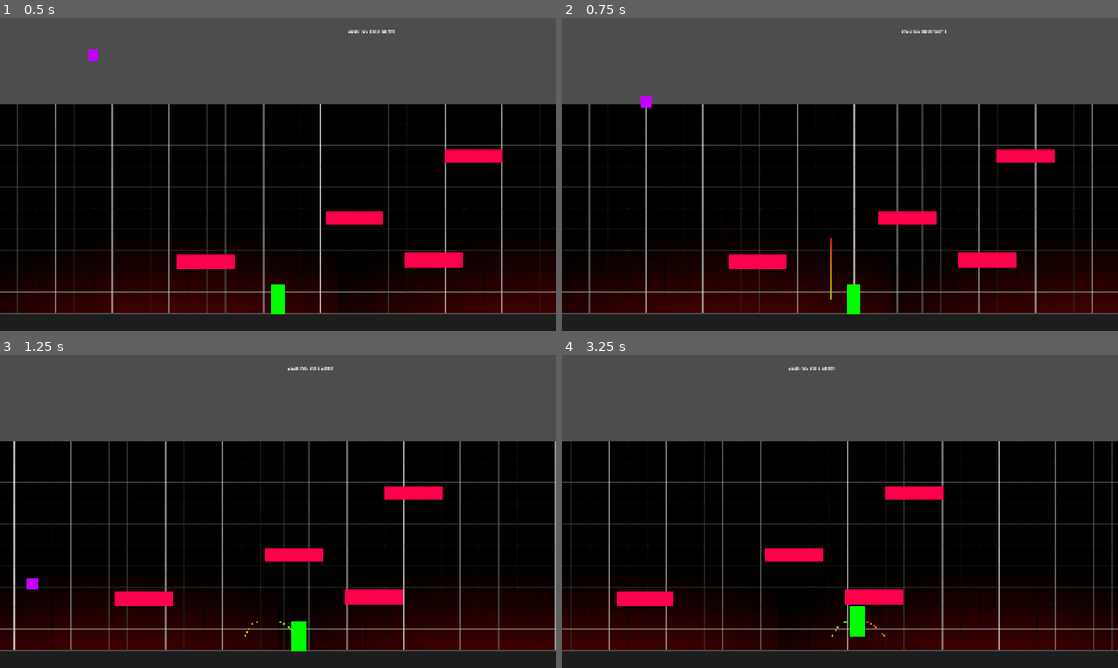
Above: before the commit, frames 1-4 (two rows, left to right).
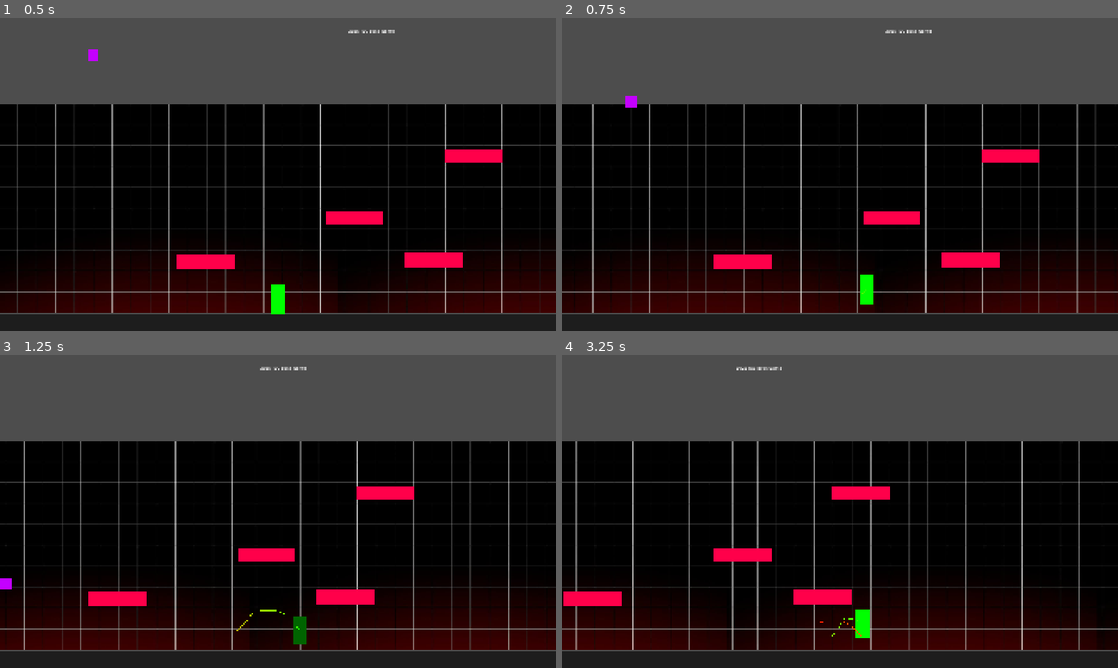
Above: after the commit, the same moments.

Repository: cmoll24/2025_IGC_Vela_Spark
Game: Godot game, scene res://src/main/main.tscn
Two runs of this game, one before a commit and one after it. Both use one fixed random seed, a clock stepped at 60 frames per second and the inputs below.
Inputs:
- Up to frame 1 (0.5 s): no input
- Up to frame 2 (0.75 s): hold Right (move_right) from 0.53 s (still down); hold C (dash, bound only after the commit) from 0.53 s (still down)
- Up to frame 3 (1.25 s): keep holding Right (move_right); keep holding C (dash, bound only after the commit); tap Z (jump) at 0.77 s
- Up to frame 4 (3.25 s): release C (dash, bound only after the commit) at 1.28 s; tap C (dash, bound only after the commit) at 1.35, 2.85 s; tap Z (jump) at 1.52, 3.02 s; release Right (move_right) at 2.03 s; hold Left (move_left) 2.03-2.78 s; hold C (dash, bound only after the commit) 2.03-2.78 s; hold Right (move_right) from 2.78 s (still down)

Frame 1 is identical in both runs. In frame 2, 6.4% of the frame differs, in the area x 4-97%, y 3-95%; in frame 3, 7.0%; in frame 4, 8.4%, in the area x 0-100%, y 3-95%.

Commit message:
Dash Attack
Created Dash Attack

Diff:
--- a/2025-igc-boss/project.godot
+++ b/2025-igc-boss/project.godot
@@ -44,6 +44,12 @@
 , Object(InputEventJoypadButton,"resource_local_to_scene":false,"resource_name":"","device":-1,"button_index":0,"pressure":0.0,"pressed":true,"script":null)
 ]
 }
+dash={
+"deadzone": 0.2,
+"events": [Object(InputEventKey,"resource_local_to_scene":false,"resource_name":"","device":-1,"window_id":0,"alt_pressed":false,"shift_pressed":false,"ctrl_pressed":false,"meta_pressed":false,"pressed":false,"keycode":67,"physical_keycode":0,"key_label":0,"unicode":99,"location":0,"echo":false,"script":null)
+, Object(InputEventJoypadMotion,"resource_local_to_scene":false,"resource_name":"","device":-1,"axis":5,"axis_value":1.0,"script":null)
+]
+}
 
 [layer_names]
 
--- a/2025-igc-boss/src/player/player.tscn
+++ b/2025-igc-boss/src/player/player.tscn
@@ -62,3 +62,14 @@
 [node name="CoyoteTime" type="Timer" parent="."]
 wait_time = 0.1
 one_shot = true
+
+[node name="DashAttackCooldown" type="Timer" parent="."]
+wait_time = 2.0
+one_shot = true
+
+[node name="DashDuration" type="Timer" parent="."]
+wait_time = 0.1
+one_shot = true
+
+[connection signal="timeout" from="DashAttackCooldown" to="." method="_on_dash_attack_cooldown_timeout"]
+[connection signal="timeout" from="DashDuration" to="." method="_on_dash_duration_timeout"]
--- a/2025-igc-boss/src/player/player_controller.gd
+++ b/2025-igc-boss/src/player/player_controller.gd
@@ -2,6 +2,9 @@
 
 @onready var jump_grace_timer = $JumpGraceTime
 @onready var coyote_timer = $CoyoteTime
+@onready var dash_attack_cooldown = $DashAttackCooldown
+@onready var dash_duration = $DashDuration
+
 
 @export_category("Movement variables")
 @export var MOVE_SPEED : float = 400.0
@@ -15,6 +18,8 @@
 var air_jump_amount : int = MAX_AIR_JUMP_AMOUNT
 @export var JUMP_PEAK_RANGE : float = 20.0
 
+var dash_attack_ready = true
+var dash_attack_state = false
 var move_input = Vector2.ZERO
 var current_gravity = GRAVITY
 var current_move_speed = MOVE_SPEED
@@ -29,8 +34,11 @@
 	else:
 		current_gravity = GRAVITY
 
-	velocity.y += min(current_gravity * delta, MAX_FALL_SPEED)
-	horizontal_movement(delta)
+	if dash_attack_state == false:
+		velocity.y += min(current_gravity * delta, MAX_FALL_SPEED)
+		horizontal_movement(delta)
+	else:
+		dash_movement(delta)
 	jump(delta)
 
 	debug_animation()
@@ -52,14 +60,15 @@
 		velocity.x = move_input * current_move_speed
 	else:
 		velocity.x = move_toward(velocity.x, 0, delta * H_DECELERATION * current_move_speed)
-
+func dash_movement(delta):
+	move_input = Input.get_axis("move_left", "move_right")
+	velocity.x = 1250 * move_input
 func jump(_delta):
 	if can_player_jump():
 		air_jump_amount = MAX_AIR_JUMP_AMOUNT
 		if is_jump_just_pressed():
 			coyote_timer.stop()
 			velocity.y = -JUMP_SPEED
-
 	else:
 		if air_jump_amount > 0:
 			if is_jump_just_pressed():
@@ -94,3 +103,27 @@
 func _input(event: InputEvent) -> void:
 	if event.is_action_pressed("jump"):
 		jump_grace_timer.start()
+	elif event.is_action_pressed("dash"):
+		if dash_attack_ready == true:
+			dash_attack()
+
+func dash_attack() -> void:
+	dash_attack_ready = false
+	dash_attack_state = true
+	dash_attack_cooldown.start()
+	velocity.y = 0
+	dash_duration.start()
+
+
+
+
+
+func _on_dash_attack_cooldown_timeout() -> void:
+	dash_attack_ready = true
+
+
+
+
+func _on_dash_duration_timeout() -> void:
+	velocity.y = -JUMP_SPEED * 0.7
+	dash_attack_state = false
